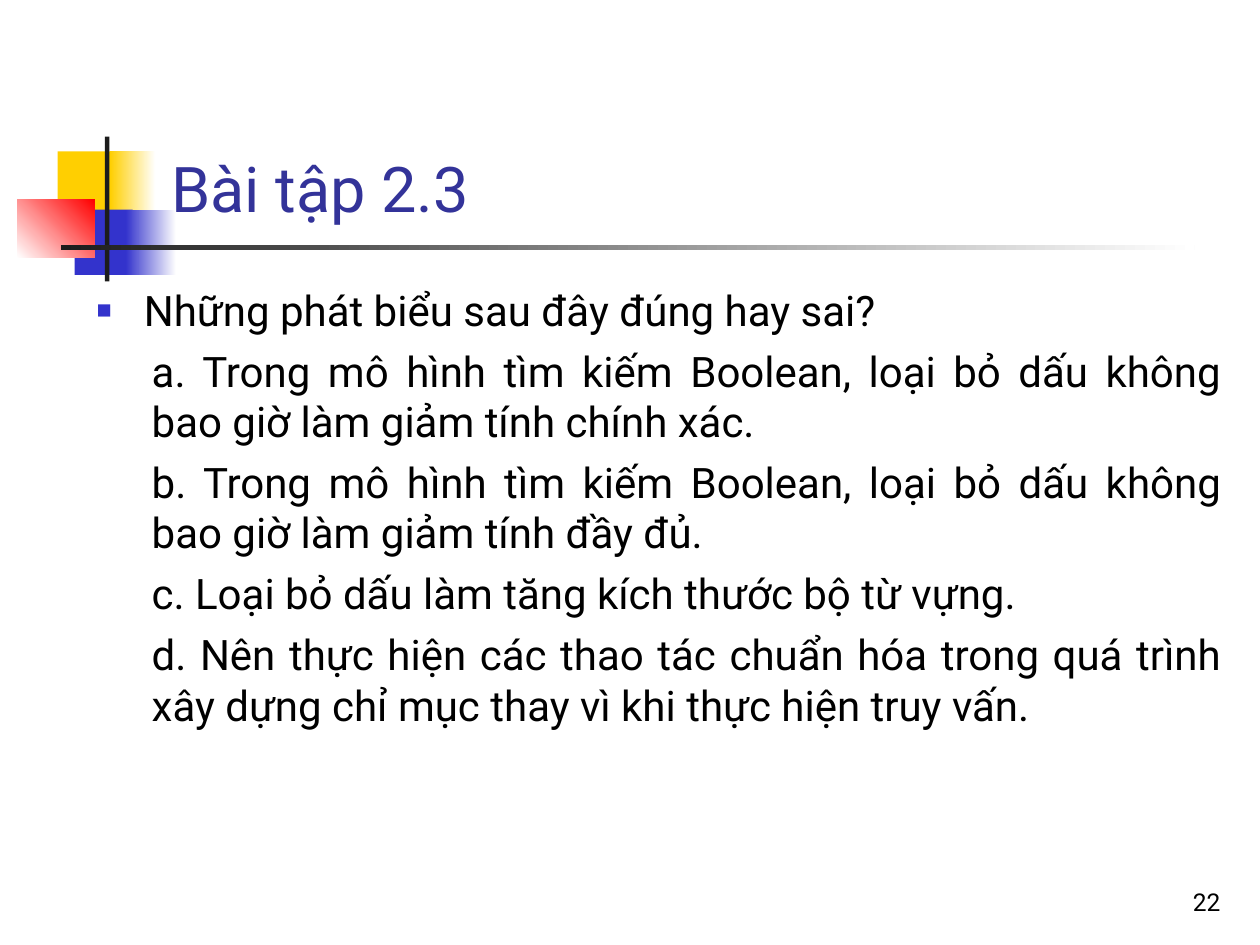
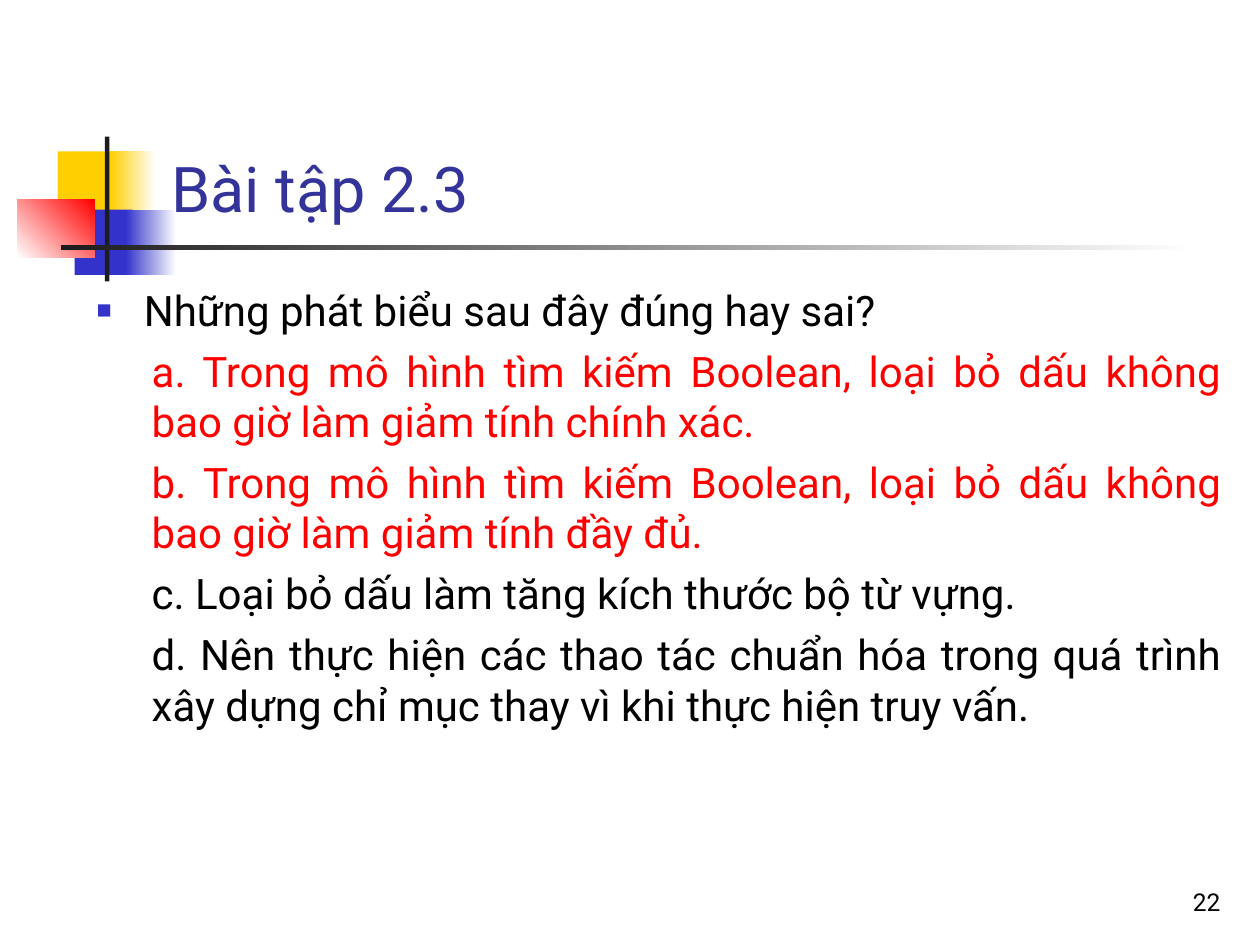
Before and after one commit to nguyenkhanhthien/IT4853, a slide deck: slide 22 of Bài 2 Thuc hien truy van Boolean tren chi muc nguoc.ppt. Drawn at 1260x945 pixels with LibreOffice and Linux fonts; fonts in the diff are those of the drawing. Boxes give left, top, right and bottom in pixels: in the first picture for what was removed or moved away, otherwise in the second. Text is boxed around its words. In the diff, an @@ line names an element or a change of style, - is before the commit and + after.

```diff
--- a/Bài 2 Thuc hien truy van Boolean tren chi muc nguoc.ppt
+++ b/Bài 2 Thuc hien truy van Boolean tren chi muc nguoc.ppt
@@ text at box(152, 352, 1221, 557): text colour #000000 to #FF0000 in "a. Trong mô hình tìm kiếm Boolean, ...", "b. Trong mô hình tìm kiếm Boolean, ..." @@
```
Also in this commit, not shown: 2 other slides changed, 1 other file.
